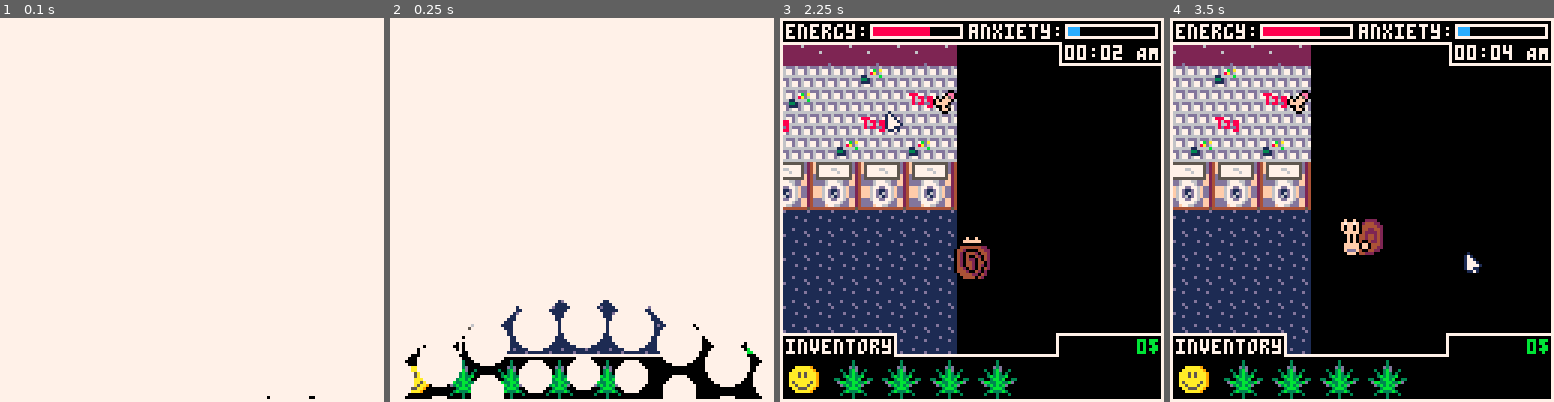
Above: before the commit, frames 1-4 (left to right).
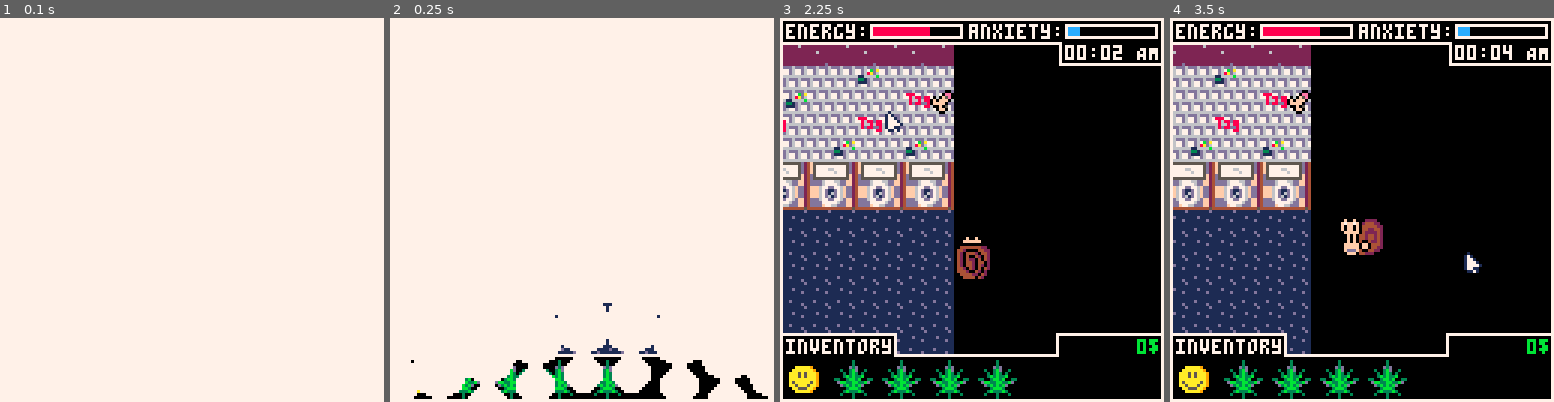
Above: after the commit, the same moments.

Repository: ekaktusz/ld53delivery
Game: PICO-8 cartridge delivery.p8
Two runs of this game, one before a commit and one after it. Both use one fixed random seed, a clock stepped at 60 frames per second and the inputs below.
Inputs (mouse positions are in pixels of both pictures, inside the frame that each line leads up to):
- Up to frame 1 (0.1 s): no input
- Up to frame 2 (0.25 s): no input
- Up to frame 3 (2.25 s): tap X (X key) at 0.33, 1.07, 1.85 s; click (1060, 121) at 0.67 s; click (826, 267) at 1.22 s; hold Right 1.6-2.1 s; click (887, 114) at 1.77 s; hold Up from 2.15 s (still down)
- Up to frame 4 (3.5 s): click (1342, 259) at 2.32 s; release Up at 2.42 s; hold Right 2.47-3.03 s; click (1404, 106) at 2.87 s; tap X (X key) at 2.97 s; hold Left from 3.08 s (still down); click (1465, 256) at 3.42 s

The runs differ from the first frame. In frame 1, less than 0.1% of the frame differs, in the area x 69-83%, y 98-100%; in frame 2, 4.4%; in frame 3, 12%, in the area x 0-47%, y 7-88%; in frame 4, nothing differs.

Commit message:
animations added, glitch fixed

Diff:
--- a/include/customer.lua
+++ b/include/customer.lua
@@ -15,13 +15,38 @@
         h = _h,
         type = _type
     }
-    if _type == "snail" then
-        local frames = { {x=64, y=0, w=_w, h=_h}, {x=64, y=16, w=_w, h=_h} }
+    if _type == "turtle" then
+        local frames = { {x=80, y=64, w=_w, h=_h}, {x=80, y=80, w=_w, h=_h} }
         customer.animation = animation_new(frames, 20)
     elseif _type == "dj" then
         local frames = { {x=32, y=64, w=_w, h=_h}, {x=32, y=80, w=_w, h=_h} }
         customer.animation = animation_new(frames, 20)
+    elseif _type == "rabbit" then
+        local frames = { {x=16, y=64, w=_w, h=_h}, {x=16, y=80, w=_w, h=_h} }
+        customer.animation = animation_new(frames, 20)
+    elseif _type == "tiger" then
+        local frames = { {x=96, y=64, w=_w, h=_h}, {x=96, y=80, w=_w, h=_h} }
+        customer.animation = animation_new(frames, 20)
+    elseif _type == "snake" then
+        local frames = { {x=112, y=64, w=_w, h=_h}, {x=112, y=80, w=_w, h=_h} }
+        customer.animation = animation_new(frames, 20)
+    elseif _type == "horse" then
+        local frames = { {x=32, y=96, w=_w, h=_h}, {x=32, y=112, w=_w, h=_h} }
+        customer.animation = animation_new(frames, 20)
+    elseif _type == "monke" then
+        local frames = { {x=16, y=96, w=_w, h=_h}, {x=16, y=112, w=_w, h=_h} }
+        customer.animation = animation_new(frames, 20)
+    elseif _type == "chicken" then
+        local frames = { {x=0, y=112, w=_w, h=_h}, {x=0, y=96, w=_w, h=_h} }
+        customer.animation = animation_new(frames, 20)
+    elseif _type == "racoon" then
+        local frames = { {x=96, y=96, w=_w, h=_h}, {x=96, y=112, w=_w, h=_h} }
+        customer.animation = animation_new(frames, 20)
+    elseif _type == "owl" then
+        local frames = { {x=112, y=96, w=_w, h=_h}, {x=112, y=112, w=_w, h=_h} }
+        customer.animation = animation_new(frames, 20)
     end
+
     return customer
 end
 
@@ -37,10 +62,28 @@
 end
 
 function customers_load()
-    local snails = get_objects_for_sprite_num(8,16,16,"snail")
+    local turtles = get_objects_for_sprite_num(138,16,16,"turtle")
     local dj = get_objects_for_sprite_num(132,16,16,"dj")
-    table_concat(customers, snails)
+    local rabbits = get_objects_for_sprite_num(130,16,16,"rabbit")
+    local tigers = get_objects_for_sprite_num(140,16,16,"tiger")
+    local snakes = get_objects_for_sprite_num(142,16,16,"snake")
+    local horses = get_objects_for_sprite_num(196,16,16,"horse")
+    local monkes = get_objects_for_sprite_num(194,16,16,"monke")
+    local chickens = get_objects_for_sprite_num(192,16,16,"chicken")
+    local racoons = get_objects_for_sprite_num(204,16,16,"racoon")
+    local owls = get_objects_for_sprite_num(206,16,16,"owl")
+
+
+    table_concat(customers, turtles)
     table_concat(customers, dj)
+    table_concat(customers, rabbits)
+    table_concat(customers, tigers)
+    table_concat(customers, snakes)
+    table_concat(customers, horses)
+    table_concat(customers, monkes)
+    table_concat(customers, chickens)
+    table_concat(customers, racoons)
+    table_concat(customers, owls)
 end
 
 function customers_draw()
--- a/include/map.lua
+++ b/include/map.lua
@@ -4,7 +4,7 @@
     local _type = type
     local t = {}
     for i=0,127,1 do
-        for j=0,32,1 do
+        for j=0,31,1 do
             local sprite_num = mget(i,j)
             if (sprite_num == spriten) then
                 obj = customer_new(i*8,j*8,_w,_h,_type)
